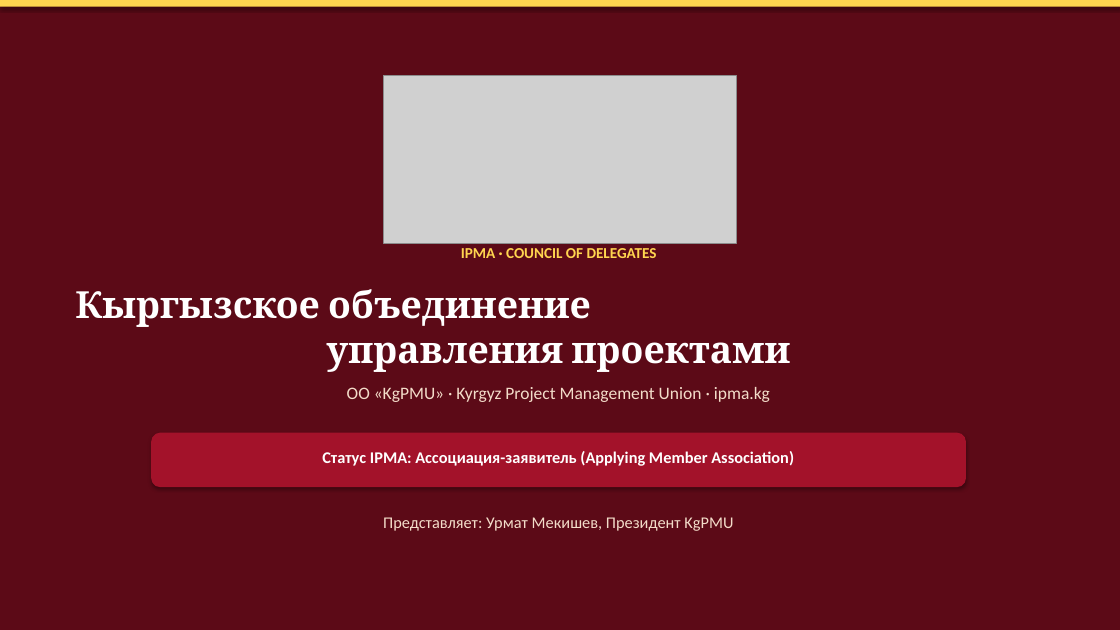
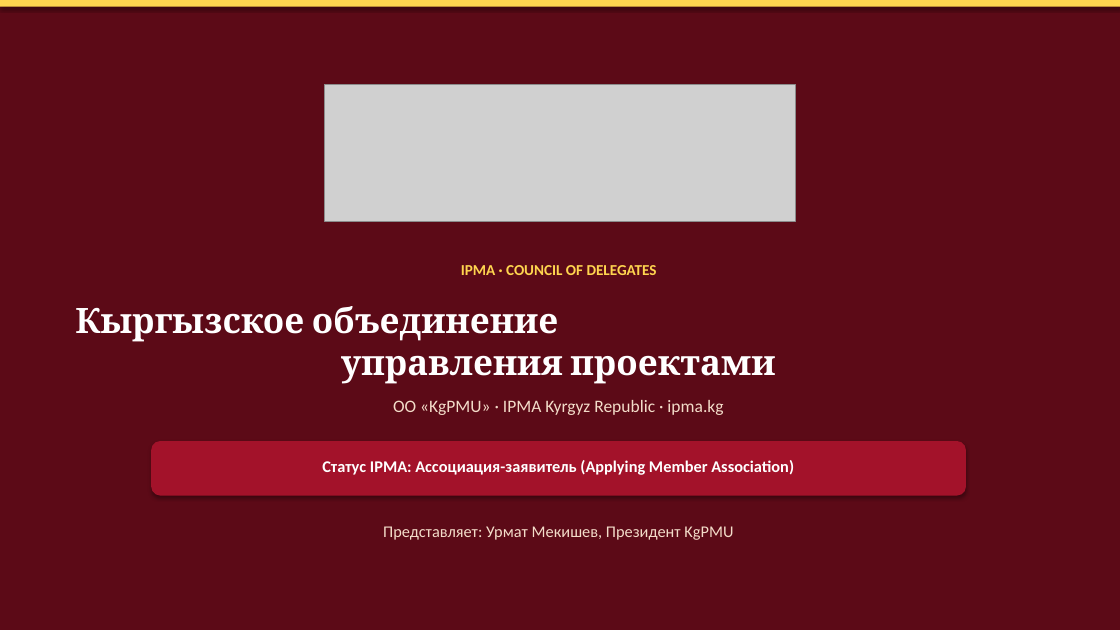
Before and after one commit to umekishev/umekishev, a slide deck: slide 1 of presentations/IPMA_Kyrgyzstan_CoD_Presentation.pptx. Drawn at 1120x630 pixels with LibreOffice and Linux fonts; fonts in the diff are those of the drawing; grey boxes stand for pictures. Boxes give left, top, right and bottom in pixels: in the first picture for what was removed or moved away, otherwise in the second. Text is boxed around its words. In the diff, an @@ line names an element or a change of style, - is before the commit and + after.

```diff
--- a/presentations/IPMA_Kyrgyzstan_CoD_Presentation.pptx
+++ b/presentations/IPMA_Kyrgyzstan_CoD_Presentation.pptx
@@ picture resized from (x1=384, y1=76, x2=737, y2=243) to (x1=325, y1=84, x2=796, y2=222) @@
@@ text "IPMA · COUNCIL OF DELEGATES" moved from (x1=461, y1=248, x2=657, y2=258) to (x1=461, y1=265, x2=657, y2=275) @@
@@ text "Кыргызское объединение управления проектами" moved from (x1=75, y1=289, x2=791, y2=372) to (x1=75, y1=306, x2=775, y2=384) @@
@@ text "Кыргызское объединение управления проектами" at (x1=75, y1=306, x2=775, y2=384): size 32 to 30 pt @@
@@ text at (x1=393, y1=400, x2=723, y2=415): text changed @@
-ОО «KgPMU» · Kyrgyz Project Management Union · ipma.kg
+ОО «KgPMU» · IPMA Kyrgyz Republic · ipma.kg
@@ 2 texts, 1 rounded rectangle moved together from (x1=151, y1=433, x2=966, y2=531) to (x1=151, y1=441, x2=966, y2=540) @@
```
Also in this commit, not shown: 11 other slides changed, 8 other files.
